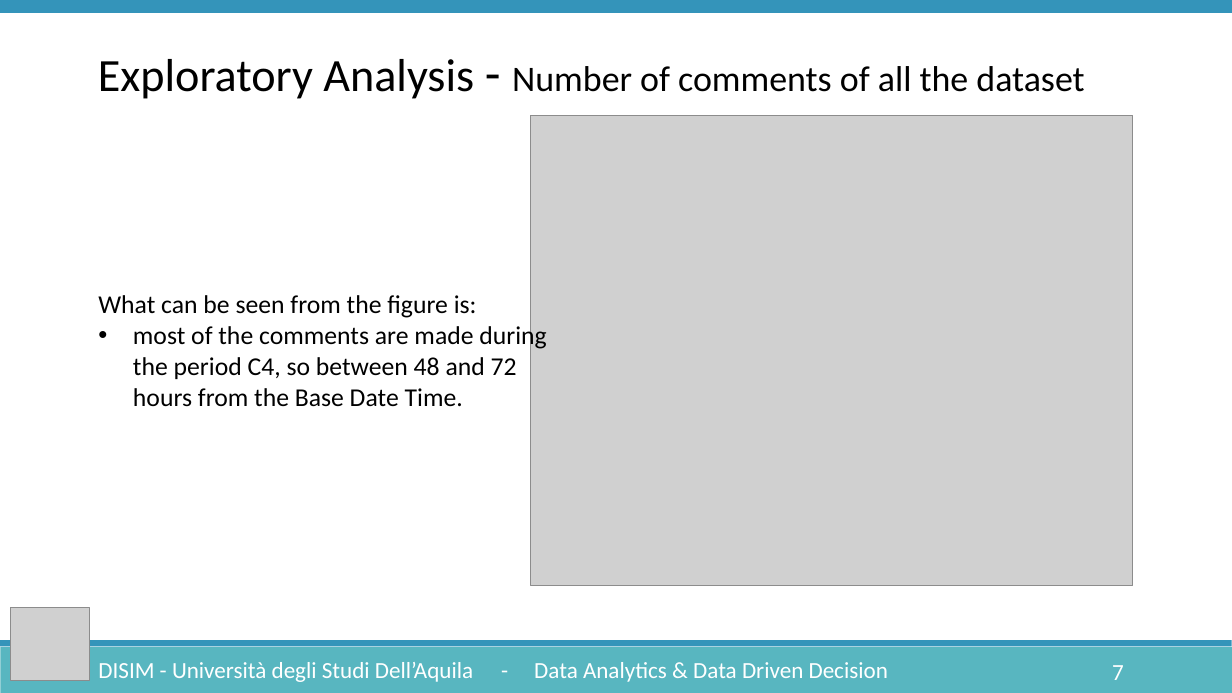
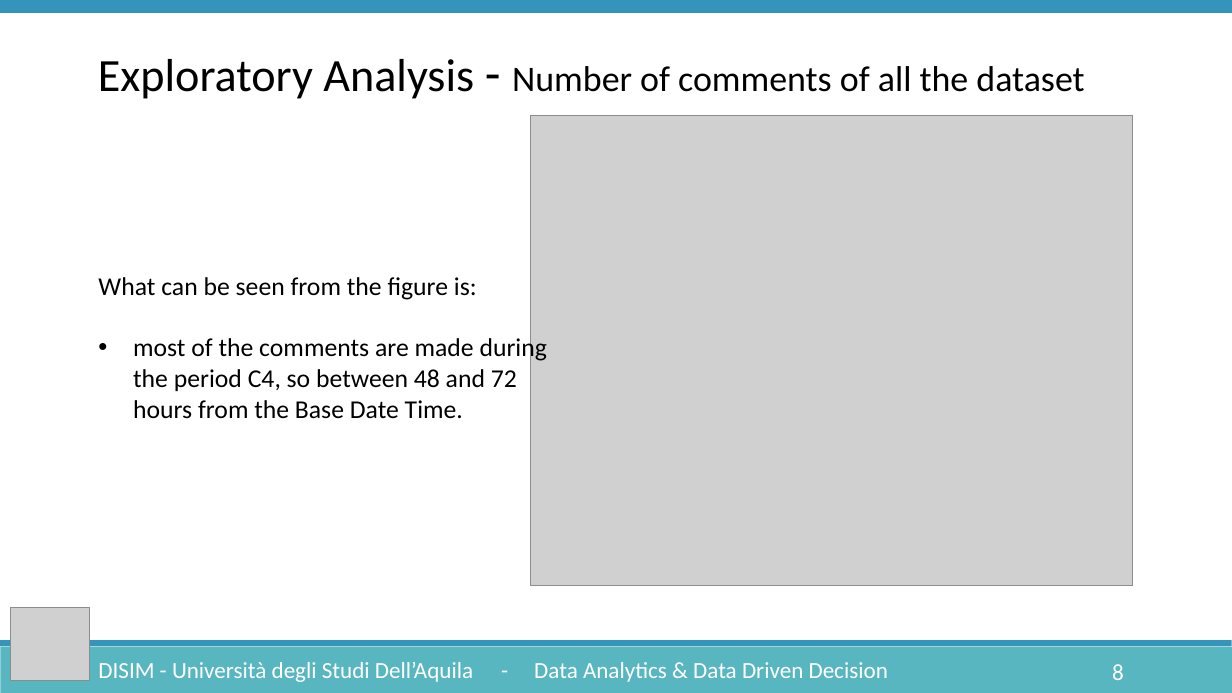
Before and after one commit to Lucgril/Data_Analytics, a slide deck: slide 8 of Documentation/DataAnalytics.pptx (slide 7 before the commit). Drawn at 1232x693 pixels with LibreOffice and Linux fonts; fonts in the diff are those of the drawing; grey boxes stand for pictures. Boxes give left, top, right and bottom in pixels: in the first picture for what was removed or moved away, otherwise in the second. Text is boxed around its words. In the diff, an @@ line names an element or a change of style, - is before the commit and + after.

```diff
--- a/Documentation/DataAnalytics.pptx
+++ b/Documentation/DataAnalytics.pptx
@@ text "What can be seen from ..." rewrapped from bbox=[98, 295, 546, 407] to bbox=[98, 277, 547, 419] @@
@@ page number at bbox=[1112, 664, 1124, 680]: text changed @@
-7
+8
```
Also in this commit, not shown: 10 other slides changed, 5 slides added, 1 slide removed.
